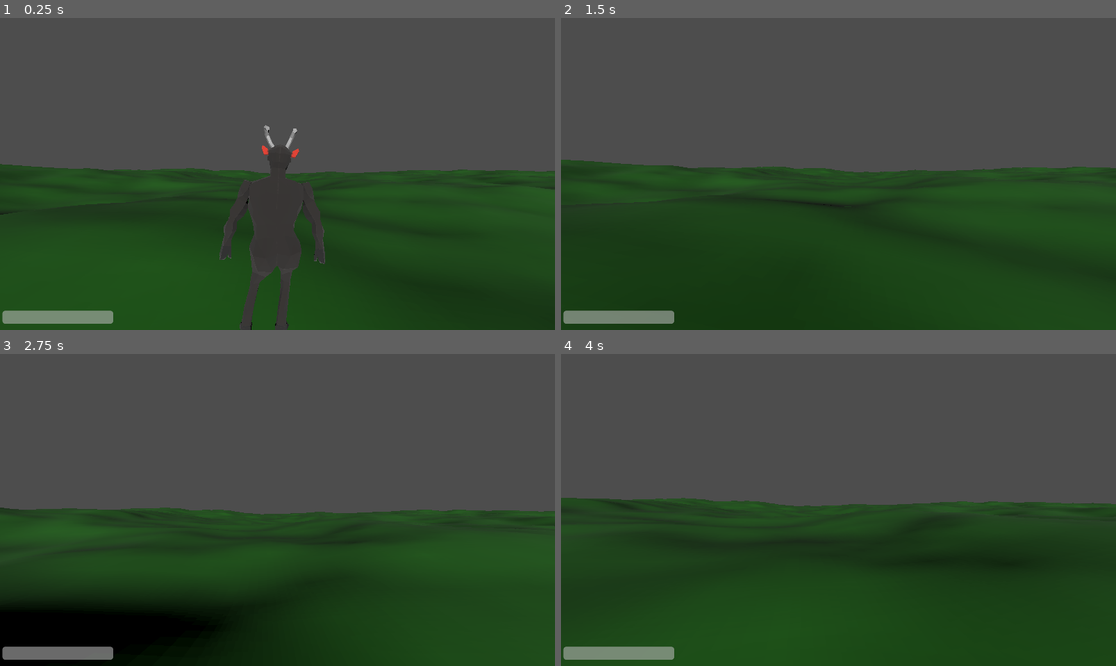
Above: before the commit, frames 1-4 (two rows, left to right).
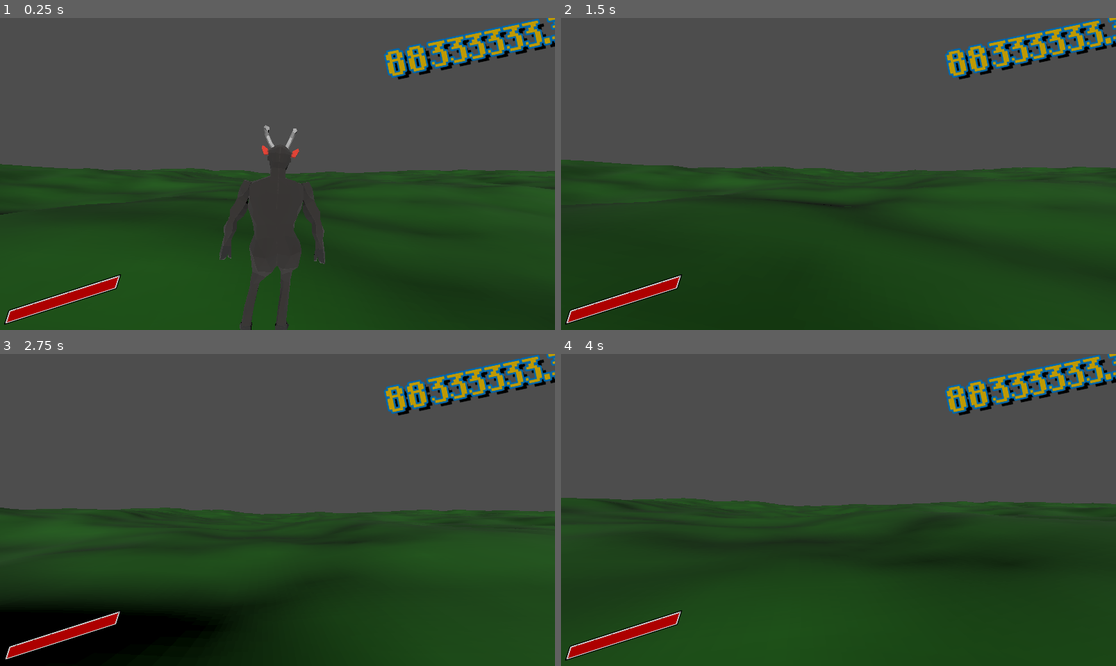
Above: after the commit, the same moments.

Repository: Qnbie/Gateway-Genesis
Game: Godot game, scene res://test_sceen_bende.tscn
Same seed, same stepped clock (60 frames per second), same inputs: the game is played once before the commit and once after it.
Inputs (mouse positions are in pixels of both pictures, inside the frame that each line leads up to):
- Up to frame 1 (0.25 s): no input
- Up to frame 2 (1.5 s): tap Enter (ui_accept) at 0.5, 0.77 s; move the mouse to (866, 174) at 0.52 s; hold Up (ui_up) from 0.53 s (still down); right-click (866, 174) at 0.6 s; click (866, 174) at 0.67 s; move the mouse to (810, 174) at 1.27 s; click (810, 174) at 1.35 s
- Up to frame 3 (2.75 s): keep holding Up (ui_up); tap Enter (ui_accept) at 1.52 s; move the mouse to (288, 503) at 2.02 s; tap E (interaction_craft) at 2.1 s
- Up to frame 4 (4 s): keep holding Up (ui_up); move the mouse to (832, 516) at 2.77 s; tap Q (interaction_talk) at 2.85 s; click (832, 516) at 2.92 s; tap Enter (ui_accept) at 3.02, 3.77 s; move the mouse to (877, 513) at 3.52 s; right-click (877, 513) at 3.6 s

The runs differ from the first frame. In frame 1, 4.2% of the frame differs, in the area x 0-100%, y 0-99%; in frame 2, 4.2%; in frame 3, 4.1%; in frame 4, 4.2%.
Error before the commit: Attempt to call function 'post_message' in base 'null instance' on a null instance. (res://interaction_system/interaction_client.gd:34)
Error after the commit: Invalid call. Nonexistent function 'post_message' in base 'Nil'. (res://interaction_system/interaction_client.gd:34)

Commit message:
score systeam basic

Diff:
--- a/GatewayGenesis/damage_system/Damage_system.gd
+++ b/GatewayGenesis/damage_system/Damage_system.gd
@@ -11,7 +11,7 @@
 @export var num_of_bullets = 4
 @export var bullet_density = 0.2
 @export var projectal:PackedScene
-
+@export var player_camera:Camera3D
 @export var hit_vfx:PackedScene
 
 @onready var melee_ray = $Melee_ray
@@ -46,7 +46,7 @@
 func do_damage(target):
 	if not target.Npc:
 		print(target, "Im player")
-		target.get_parent().get_child(4).add_trauma(0.2)
+		target.player_camera.add_trauma(0.2)
 	target.hit_points -= meele_damage
 	print(target.hit_points)
 	if target.Npc:
--- a/GatewayGenesis/player_character/player_character.tscn
+++ b/GatewayGenesis/player_character/player_character.tscn
@@ -1,10 +1,12 @@
-[gd_scene load_steps=9 format=3 uid="uid://cxuqii21uhkgn"]
+[gd_scene load_steps=13 format=3 uid="uid://cxuqii21uhkgn"]
 
 [ext_resource type="Script" path="res://player_character/player_character.gd" id="1_o2wmr"]
 [ext_resource type="Script" path="res://interaction_system/ray_cast.gd" id="3_rhl5g"]
 [ext_resource type="Script" path="res://player_character/Camera_shake.gd" id="4_jg7so"]
 [ext_resource type="Script" path="res://player_character/hand.gd" id="4_wfxbs"]
 [ext_resource type="PackedScene" uid="uid://cs01wtptu24s4" path="res://damage_system/damage_system.tscn" id="5_22xqh"]
+[ext_resource type="FontFile" uid="uid://b5d35m1r1qtbx" path="res://fonts/DePixelHalbfett.ttf" id="6_21efa"]
+[ext_resource type="Script" path="res://scoore_system/score_Control.gd" id="6_kquc8"]
 
 [sub_resource type="CapsuleShape3D" id="CapsuleShape3D_nmcs2"]
 
@@ -13,11 +15,31 @@
 
 [sub_resource type="CapsuleMesh" id="CapsuleMesh_5giup"]
 
-[node name="PlayerCharacter" type="CharacterBody3D" node_paths=PackedStringArray("camera", "raycast", "dialog_box", "right_hand", "left_hand")]
+[sub_resource type="StyleBoxFlat" id="StyleBoxFlat_5e36t"]
+bg_color = Color(0, 0, 0, 0.294118)
+skew = Vector2(0.32, 0.32)
+border_width_left = 3
+border_width_top = 3
+border_width_right = 3
+border_width_bottom = 3
+border_color = Color(0, 0, 0, 1)
+expand_margin_left = 2.0
+expand_margin_top = 2.0
+expand_margin_right = 2.0
+expand_margin_bottom = 2.0
+
+[sub_resource type="StyleBoxFlat" id="StyleBoxFlat_htwfv"]
+bg_color = Color(0.678431, 0, 0, 1)
+skew = Vector2(0.32, 0.32)
+border_width_left = 3
+border_width_top = 3
+border_width_right = 3
+border_width_bottom = 2
+
+[node name="PlayerCharacter" type="CharacterBody3D" node_paths=PackedStringArray("camera", "raycast", "right_hand", "left_hand")]
 script = ExtResource("1_o2wmr")
 camera = NodePath("Camera3d")
 raycast = NodePath("RayCast3D")
-dialog_box = NodePath("")
 right_hand = NodePath("RightHand")
 left_hand = NodePath("LeftHand")
 
@@ -35,7 +57,8 @@
 script = ExtResource("3_rhl5g")
 cam = NodePath("../Camera3d")
 
-[node name="Damage_system" parent="." instance=ExtResource("5_22xqh")]
+[node name="Damage_system" parent="." node_paths=PackedStringArray("player_camera") instance=ExtResource("5_22xqh")]
+player_camera = NodePath("../Camera3d")
 
 [node name="Camera3d" type="Camera3D" parent="."]
 transform = Transform3D(1, 0, 0, 0, 1, 0, 0, 0, 1, 0, 1.49023, -0.64507)
@@ -52,9 +75,35 @@
 script = ExtResource("4_wfxbs")
 
 [node name="ProgressBar" type="ProgressBar" parent="."]
-offset_left = 5.0
-offset_top = 608.0
-offset_right = 235.0
-offset_bottom = 635.0
-value = 70.0
+offset_left = 15.0
+offset_top = 571.0
+offset_right = 245.0
+offset_bottom = 598.0
+theme_override_styles/background = SubResource("StyleBoxFlat_5e36t")
+theme_override_styles/fill = SubResource("StyleBoxFlat_htwfv")
+value = 10.0
 show_percentage = false
+
+[node name="score_Control" type="Control" parent="."]
+layout_mode = 3
+anchors_preset = 0
+offset_right = 40.0
+offset_bottom = 40.0
+script = ExtResource("6_kquc8")
+
+[node name="score_Label" type="Label" parent="score_Control"]
+layout_mode = 0
+offset_left = 799.0
+offset_top = 71.0
+offset_right = 1170.0
+offset_bottom = 145.0
+rotation = -0.207988
+theme_override_colors/font_color = Color(0.74902, 0.6, 0, 1)
+theme_override_colors/font_shadow_color = Color(0, 0, 0, 1)
+theme_override_colors/font_outline_color = Color(0, 0.407843, 0.678431, 1)
+theme_override_constants/shadow_offset_x = 10
+theme_override_constants/shadow_offset_y = 9
+theme_override_constants/outline_size = 14
+theme_override_fonts/font = ExtResource("6_21efa")
+theme_override_font_sizes/font_size = 50
+text = "6666666"
--- /dev/null
+++ b/GatewayGenesis/scoore_system/score_Control.gd
@@ -0,0 +1,15 @@
+extends Control
+
+@onready var score = 5000000.0
+@onready var old_score = 0.0
+@onready var curr_score = 0.0
+
+func _physics_process(delta):
+	spin_score(delta)
+	$score_Label.text = str(curr_score)
+
+func spin_score(delta):
+	if score > old_score:
+		curr_score = lerp(score, old_score, delta*-1000)
+	if old_score == score:
+		pass
